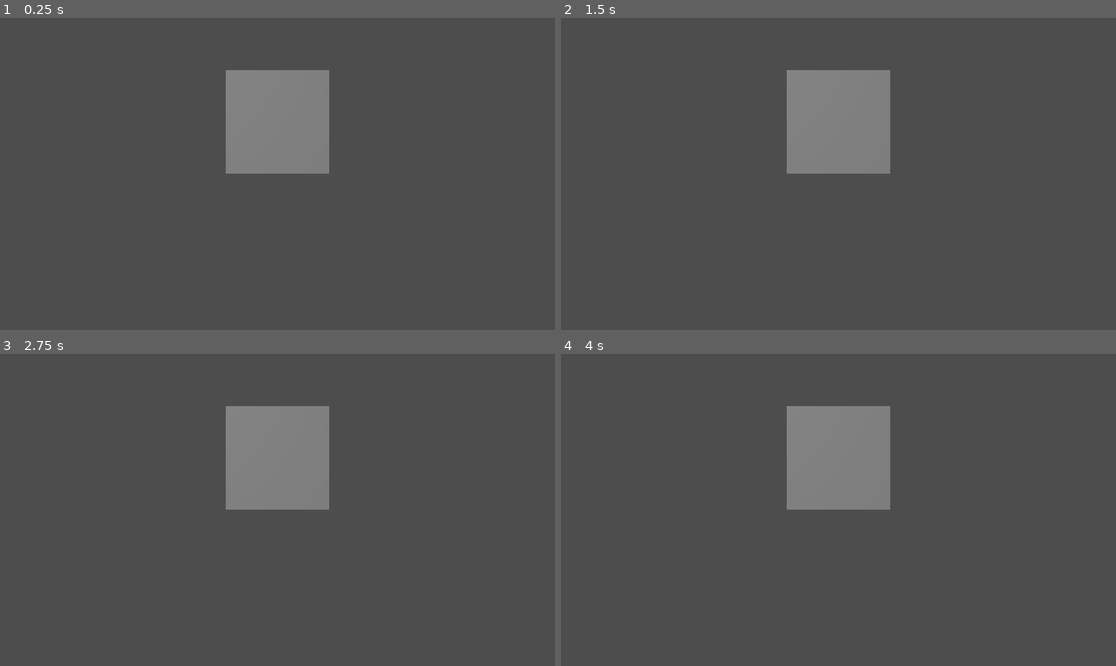
Above: before the commit, frames 1-4 (two rows, left to right).
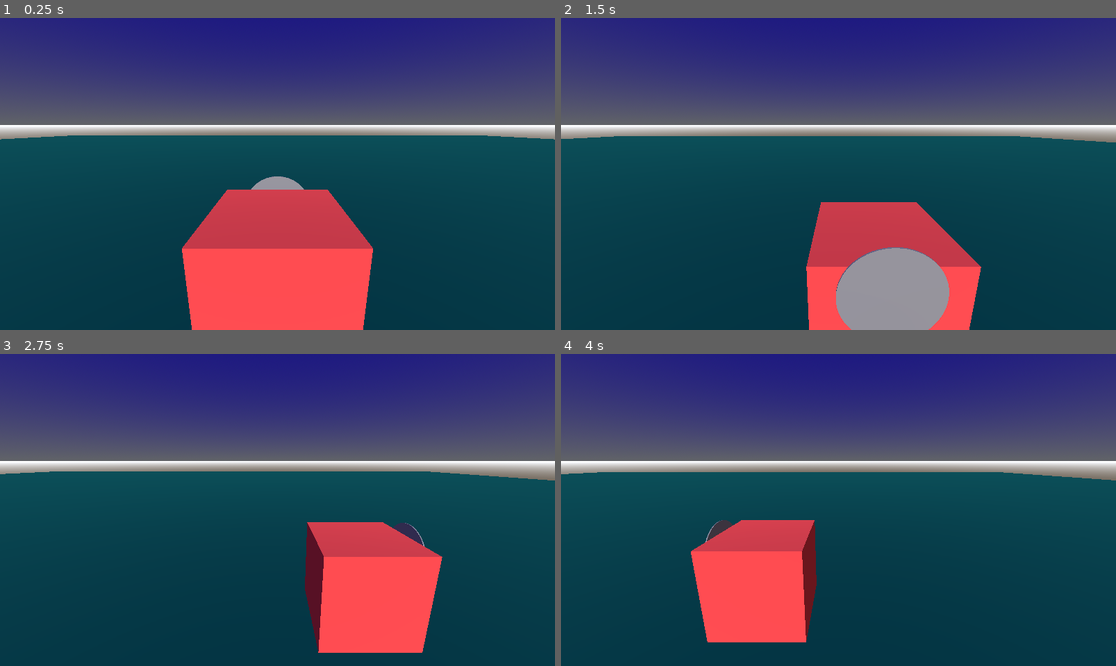
Above: after the commit, the same moments.

Repository: WasdMash/MaskJam
Game: Godot game, scene res://MainScene.tscn
The game is run twice, just before and just after one commit, with the same random seed, the same clock (stepped at 60 frames per second) and the same inputs.
Inputs:
- Up to frame 1 (0.25 s): no input
- Up to frame 2 (1.5 s): hold D (move_right, bound only after the commit) 0.53-1.28 s; hold S (move_down, bound only after the commit) from 1.28 s (still down)
- Up to frame 3 (2.75 s): release S (move_down, bound only after the commit) at 2.03 s; hold D (move_right, bound only after the commit) from 2.03 s (still down)
- Up to frame 4 (4 s): release D (move_right, bound only after the commit) at 2.78 s; hold W (move_up, bound only after the commit) 2.78-3.53 s; hold A (move_left, bound only after the commit) from 3.53 s (still down)

The runs differ from the first frame. In frame 1, 100% of the frame differs, in the area x 0-100%, y 0-100%; in frame 2, 100%; in frame 3, 100%; in frame 4, 100%.
Error before the commit: Invalid access to property or key 'global_transform' on a base object of type 'null instance'. (res://PlayerMovement.gd:14)

Commit message:
Learning the basics of Godot now - yippee

Diff:
--- a/body-horror/MainScene.tscn
+++ b/body-horror/MainScene.tscn
@@ -2,26 +2,45 @@
 
 [ext_resource type="PackedScene" uid="uid://cslq1wavt36nc" path="res://player.tscn" id="1_3mqji"]
 
-[sub_resource type="PlaneMesh" id="PlaneMesh_1305s"]
+[sub_resource type="BoxShape3D" id="BoxShape3D_3mqji"]
 
-[sub_resource type="BoxShape3D" id="BoxShape3D_3mqji"]
-size = Vector3(2, 0.005, 1.975)
+[sub_resource type="StandardMaterial3D" id="StandardMaterial3D_3mqji"]
+albedo_color = Color(0, 0.39667907, 0.39814213, 1)
+metallic = 0.8
+
+[sub_resource type="BoxMesh" id="BoxMesh_x4av3"]
+material = SubResource("StandardMaterial3D_3mqji")
+
+[sub_resource type="ProceduralSkyMaterial" id="ProceduralSkyMaterial_3mqji"]
+sky_top_color = Color(0.054096743, 0.04305879, 0.31080747, 1)
+sky_horizon_color = Color(0.22903726, 0.2342354, 0.24464303, 1)
+sun_angle_max = 50.25
+
+[sub_resource type="Sky" id="Sky_3mqji"]
+sky_material = SubResource("ProceduralSkyMaterial_3mqji")
+
+[sub_resource type="Environment" id="Environment_x4av3"]
+background_mode = 2
+background_energy_multiplier = 1.66
+sky = SubResource("Sky_3mqji")
+ambient_light_color = Color(0.26179984, 0.78737307, 0.89714074, 1)
 
 [node name="Node3D" type="Node3D" unique_id=749767476]
 
-[node name="Camera3D" type="Camera3D" parent="." unique_id=1159598706]
-transform = Transform3D(1, 0, 0, 0, 1, 0, 0, 0, 1, 0, -0.018321097, 0.6547934)
+[node name="CharacterBody3D" parent="." unique_id=1254661000 instance=ExtResource("1_3mqji")]
+transform = Transform3D(1, 0, 0, 0, 1, 0, 0, 0, 1, 0, 0.6, 2.4313936)
 
-[node name="StaticBody3D" type="StaticBody3D" parent="." unique_id=1414524933]
+[node name="StaticBody3D" type="StaticBody3D" parent="." unique_id=302933915]
+transform = Transform3D(64.49, 0, -4.9816995e-06, 0, -0.18, 0, 5.637895e-06, 0, 56.984, 0, 0, 0)
 
-[node name="MeshInstance3D" type="MeshInstance3D" parent="StaticBody3D" unique_id=1659561515]
-mesh = SubResource("PlaneMesh_1305s")
-
-[node name="CollisionShape3D" type="CollisionShape3D" parent="StaticBody3D" unique_id=80044973]
+[node name="CollisionShape3D" type="CollisionShape3D" parent="StaticBody3D" unique_id=50002966]
 shape = SubResource("BoxShape3D_3mqji")
 
-[node name="DirectionalLight3D" type="DirectionalLight3D" parent="StaticBody3D/CollisionShape3D" unique_id=688656356]
-transform = Transform3D(0.8382112, 0.23986936, -0.4897599, 0.0735064, 0.84018207, 0.5372997, 0.5403692, -0.48637104, 0.6866181, 0, 1.515, 2.0101094)
+[node name="MeshInstance3D" type="MeshInstance3D" parent="StaticBody3D" unique_id=1674795816]
+mesh = SubResource("BoxMesh_x4av3")
 
-[node name="Player" parent="." unique_id=1466321925 instance=ExtResource("1_3mqji")]
-transform = Transform3D(0.465, 0, 0, 0, 0.465, 0, 0, 0, 0.465, 0, 0.21168804, -0.48693347)
+[node name="DirectionalLight3D" type="DirectionalLight3D" parent="." unique_id=703237182]
+transform = Transform3D(1, 0, 0, 0, 0.89493436, 0.4461978, 0, -0.4461978, 0.89493436, 0, 1.4452751, 3.1428328)
+
+[node name="WorldEnvironment" type="WorldEnvironment" parent="." unique_id=243592655]
+environment = SubResource("Environment_x4av3")
--- a/body-horror/PlayerMovement.gd
+++ b/body-horror/PlayerMovement.gd
@@ -1,15 +1,27 @@
-extends RigidBody3D
+extends CharacterBody3D
 
-var speed: float = 0.1
+const SPEED = 5.0
+const TURNING_CONSTANT = 0.1
 
-func look_follow(state: PhysicsDirectBodyState3D, current_transform: Transform3D, target_position: Vector3) -> void:
-	var forward_local_axis: Vector3 = Vector3(1, 0, 0)
-	var forward_dir: Vector3 = (current_transform.basis * forward_local_axis).normalized()
-	var target_dir: Vector3 = (target_position - current_transform.origin).normalized()
-	var local_speed: float = clampf(speed, 0, acos(forward_dir.dot(target_dir)))
-	if forward_dir.dot(target_dir) > 1e-4:
-		state.angular_velocity = local_speed * forward_dir.cross(target_dir) / state.step
+func _physics_process(delta: float) -> void:
+	# Get the input direction and handle the movement/deceleration.
+	# As good practice, you should replace UI actions with custom gameplay actions.
+		#Has to be in the order of left, right, up and down
+	var input_dir := Input.get_vector("move_left", "move_right", "move_up", "move_down")
+	#Lowkey don't fully know why my cameraController rotation is off by 90 degrees but i don't really care
+	if input_dir != Vector2(0,0):
+		$MeshInstance3D.rotation_degrees.y = $cameraController.rotation.y - 90 - rad_to_deg(input_dir.angle())
 
-func _integrate_forces(state):
-	var target_position = $MainScene.global_transform.origin
-	look_follow(state, global_transform, target_position)
+	var direction = ($cameraController.transform.basis * Vector3(input_dir.x, 0, input_dir.y)).normalized()
+	if direction:
+		velocity.x = direction.x * SPEED
+		velocity.z = direction.z * SPEED
+
+	else:
+		velocity.x = move_toward(velocity.x, 0, SPEED)
+		velocity.z = move_toward(velocity.z, 0, SPEED)
+
+	move_and_slide()
+
+	#Camera movement time - apparently less buggy when after physics
+	$cameraController.position = lerp($cameraController.position, position, delta * 5)
--- /dev/null
+++ b/body-horror/menu.gd
@@ -0,0 +1,5 @@
+extends Control
+
+#This button, when clicked, should load the main level
+func _on_button_pressed() -> void:
+	get_tree().change_scene_to_file("res://MainScene.tscn")
--- /dev/null
+++ b/body-horror/menu.tscn
@@ -0,0 +1,65 @@
+[gd_scene format=3 uid="uid://bfm3y502x7i38"]
+
+[ext_resource type="Script" uid="uid://c5bkse4i0lh56" path="res://menu.gd" id="1_ouk20"]
+[ext_resource type="Texture2D" uid="uid://fov8cdlaasum" path="res://icon.svg" id="2_mae5d"]
+
+[sub_resource type="LabelSettings" id="LabelSettings_4hy44"]
+font_size = 92
+
+[node name="Menu" type="Control" unique_id=936286804]
+layout_mode = 3
+anchors_preset = 15
+anchor_right = 1.0
+anchor_bottom = 1.0
+grow_horizontal = 2
+grow_vertical = 2
+script = ExtResource("1_ouk20")
+
+[node name="ColorRect" type="ColorRect" parent="." unique_id=1942016214]
+layout_mode = 0
+offset_left = -7.0
+offset_top = -7.0
+offset_right = 1158.0
+offset_bottom = 655.0
+color = Color(0.09, 0.072450005, 0.019800004, 1)
+
+[node name="Label" type="Label" parent="." unique_id=829047304]
+layout_mode = 0
+offset_right = 1152.0
+offset_bottom = 166.0
+text = "The Night Shift"
+label_settings = SubResource("LabelSettings_4hy44")
+horizontal_alignment = 1
+vertical_alignment = 1
+
+[node name="TextureRect" type="TextureRect" parent="." unique_id=1844549413]
+layout_mode = 0
+offset_left = 282.0
+offset_top = 168.0
+offset_right = 892.0
+offset_bottom = 466.0
+texture = ExtResource("2_mae5d")
+
+[node name="Button" type="Button" parent="." unique_id=1259135301]
+layout_mode = 0
+offset_left = 234.0
+offset_top = 526.0
+offset_right = 500.0
+offset_bottom = 591.0
+theme_override_colors/font_hover_color = Color(0.56508195, 0.5300347, 0.24726555, 1)
+theme_override_font_sizes/font_size = 40
+text = "Start"
+flat = true
+
+[node name="Button2" type="Button" parent="." unique_id=1561496369]
+layout_mode = 0
+offset_left = 667.0
+offset_top = 526.0
+offset_right = 933.0
+offset_bottom = 591.0
+theme_override_colors/font_hover_color = Color(0.56508195, 0.5300347, 0.24726555, 1)
+theme_override_font_sizes/font_size = 34
+text = "Options"
+flat = true
+
+[connection signal="pressed" from="Button" to="." method="_on_button_pressed"]
--- a/body-horror/player.tscn
+++ b/body-horror/player.tscn
@@ -1,16 +1,35 @@
 [gd_scene format=3 uid="uid://cslq1wavt36nc"]
 
-[ext_resource type="Script" uid="uid://bp440lstpsiwl" path="res://PlayerMovement.gd" id="1_4flbx"]
+[ext_resource type="Script" uid="uid://c7aeo5ajaxkpc" path="res://playerMovement.gd" id="1_4flbx"]
+
+[sub_resource type="StandardMaterial3D" id="StandardMaterial3D_4flbx"]
+albedo_color = Color(1, 0.26999998, 0.26999998, 1)
 
 [sub_resource type="BoxMesh" id="BoxMesh_sh265"]
+material = SubResource("StandardMaterial3D_4flbx")
+
+[sub_resource type="CylinderMesh" id="CylinderMesh_onrkg"]
 
 [sub_resource type="BoxShape3D" id="BoxShape3D_4flbx"]
 
-[node name="Player" type="RigidBody3D" unique_id=1466321925]
+[node name="CharacterBody3D" type="CharacterBody3D" unique_id=1254661000]
 script = ExtResource("1_4flbx")
 
-[node name="MeshInstance3D" type="MeshInstance3D" parent="." unique_id=553121046]
+[node name="MeshInstance3D" type="MeshInstance3D" parent="." unique_id=1592506674]
 mesh = SubResource("BoxMesh_sh265")
 
-[node name="CollisionShape3D" type="CollisionShape3D" parent="." unique_id=1423939441]
+[node name="face" type="MeshInstance3D" parent="MeshInstance3D" unique_id=486763259]
+transform = Transform3D(0.665, 0, 0, 0, -2.1855694e-10, 0.665, 0, -0.005, -2.9068074e-08, 0, 0.2983809, -0.509931)
+mesh = SubResource("CylinderMesh_onrkg")
+
+[node name="CollisionShape3D" type="CollisionShape3D" parent="." unique_id=1219749135]
 shape = SubResource("BoxShape3D_4flbx")
+
+[node name="cameraController" type="Node3D" parent="." unique_id=780241682]
+top_level = true
+
+[node name="camera_target" type="Node3D" parent="cameraController" unique_id=723121016]
+transform = Transform3D(1, 0, 0, 0, 0.971961, 0.23514211, 0, -0.23514211, 0.971961, 0, 1.29, 2.1)
+
+[node name="Camera3D" type="Camera3D" parent="cameraController/camera_target" unique_id=2001161391]
+current = true
--- a/body-horror/project.godot
+++ b/body-horror/project.godot
@@ -15,6 +15,33 @@
 config/features=PackedStringArray("4.6", "Forward Plus")
 config/icon="res://icon.svg"
 
+[input]
+
+move_left={
+"deadzone": 0.2,
+"events": [Object(InputEventKey,"resource_local_to_scene":false,"resource_name":"","device":-1,"window_id":0,"alt_pressed":false,"shift_pressed":false,"ctrl_pressed":false,"meta_pressed":false,"pressed":false,"keycode":0,"physical_keycode":65,"key_label":0,"unicode":97,"location":0,"echo":false,"script":null)
+, Object(InputEventKey,"resource_local_to_scene":false,"resource_name":"","device":-1,"window_id":0,"alt_pressed":false,"shift_pressed":false,"ctrl_pressed":false,"meta_pressed":false,"pressed":false,"keycode":0,"physical_keycode":4194319,"key_label":0,"unicode":0,"location":0,"echo":false,"script":null)
+]
+}
+move_right={
+"deadzone": 0.2,
+"events": [Object(InputEventKey,"resource_local_to_scene":false,"resource_name":"","device":-1,"window_id":0,"alt_pressed":false,"shift_pressed":false,"ctrl_pressed":false,"meta_pressed":false,"pressed":false,"keycode":0,"physical_keycode":68,"key_label":0,"unicode":100,"location":0,"echo":false,"script":null)
+, Object(InputEventKey,"resource_local_to_scene":false,"resource_name":"","device":-1,"window_id":0,"alt_pressed":false,"shift_pressed":false,"ctrl_pressed":false,"meta_pressed":false,"pressed":false,"keycode":0,"physical_keycode":4194321,"key_label":0,"unicode":0,"location":0,"echo":false,"script":null)
+]
+}
+move_up={
+"deadzone": 0.2,
+"events": [Object(InputEventKey,"resource_local_to_scene":false,"resource_name":"","device":-1,"window_id":0,"alt_pressed":false,"shift_pressed":false,"ctrl_pressed":false,"meta_pressed":false,"pressed":false,"keycode":0,"physical_keycode":87,"key_label":0,"unicode":119,"location":0,"echo":false,"script":null)
+, Object(InputEventKey,"resource_local_to_scene":false,"resource_name":"","device":-1,"window_id":0,"alt_pressed":false,"shift_pressed":false,"ctrl_pressed":false,"meta_pressed":false,"pressed":false,"keycode":0,"physical_keycode":4194320,"key_label":0,"unicode":0,"location":0,"echo":false,"script":null)
+]
+}
+move_down={
+"deadzone": 0.2,
+"events": [Object(InputEventKey,"resource_local_to_scene":false,"resource_name":"","device":-1,"window_id":0,"alt_pressed":false,"shift_pressed":false,"ctrl_pressed":false,"meta_pressed":false,"pressed":false,"keycode":0,"physical_keycode":83,"key_label":0,"unicode":115,"location":0,"echo":false,"script":null)
+, Object(InputEventKey,"resource_local_to_scene":false,"resource_name":"","device":-1,"window_id":0,"alt_pressed":false,"shift_pressed":false,"ctrl_pressed":false,"meta_pressed":false,"pressed":false,"keycode":0,"physical_keycode":4194322,"key_label":0,"unicode":0,"location":0,"echo":false,"script":null)
+]
+}
+
 [physics]
 
 3d/physics_engine="Jolt Physics"
Not shown, changed: body-horror/PlayerMovement.gd.uid
Not shown, added: body-horror/menu.gd.uid
